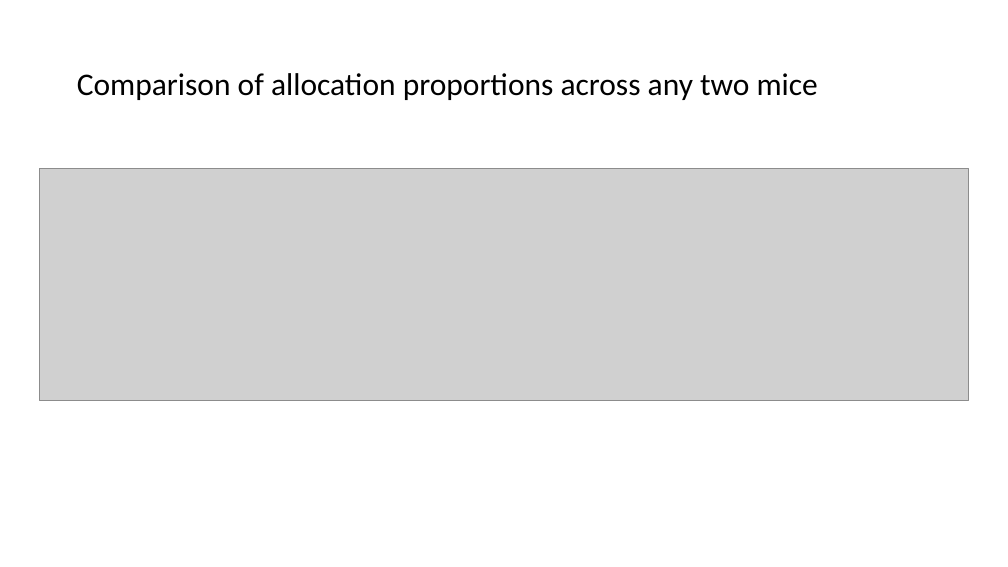
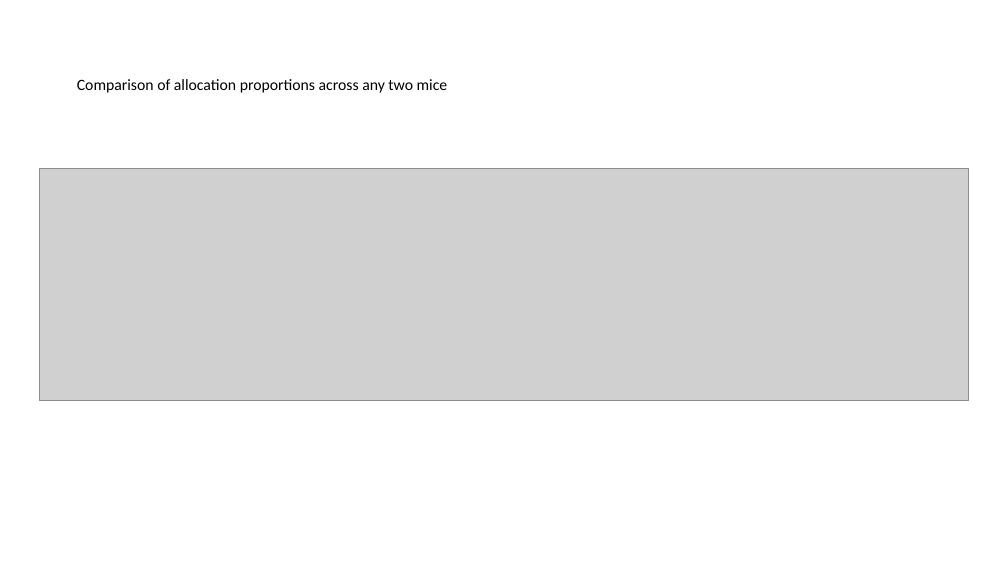
Before and after one commit to jinluliu550/MAPseq_analysis, a slide deck: slide 7 of jinlu/barseq.pptx. Drawn at 1008x567 pixels with LibreOffice and Linux fonts; fonts in the diff are those of the drawing; grey boxes stand for pictures. Boxes give left, top, right and bottom in pixels: in the first picture for what was removed or moved away, otherwise in the second. Text is boxed around its words. In the diff, an @@ line names an element or a change of style, - is before the commit and + after.

Commit message:
commit 1 - update png doc and ppt

```diff
--- a/jinlu/barseq.pptx
+++ b/jinlu/barseq.pptx
@@ title "Comparison of allocation proportions across ..." at [77, 79, 448, 93]: size 30 to 15 pt @@
```
Also in this commit, not shown: 1 other slide changed, 3 slides added, 25 other files.
